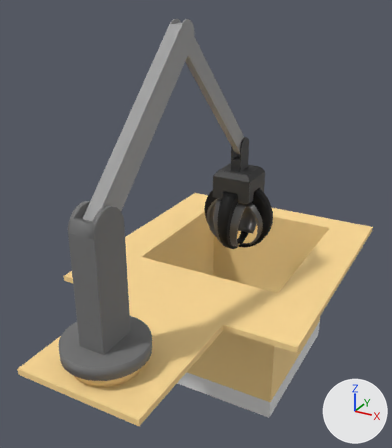
The Blender file public/assets/excavator.blend: old version first, new version second.
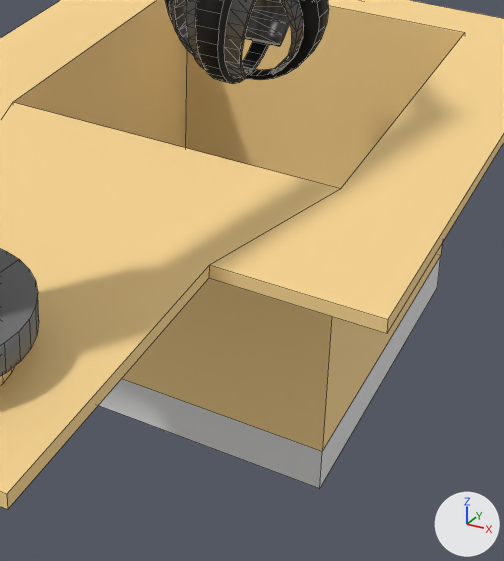
Each version appears first whole from a 50 mm lens placed at (0.924, -0.82, 0.769), pointed at (0.502, -0.053, 0.386), and next in a close-up on the part from 35% to 88% of the width and 48% to 100% of the height. The axes (+X, +Y, +Z) are drawn at lower right. The lights are the same throughout. The close-ups show mesh edges as thin lines.

In view in the first close-up: 'base', 'jaw-1', 'jaw-2', 'jaw-3', 'jaw-4', 'rotating-platform'.
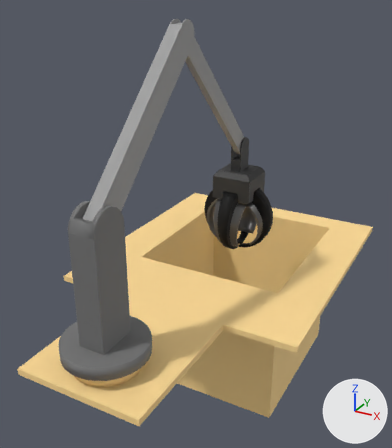
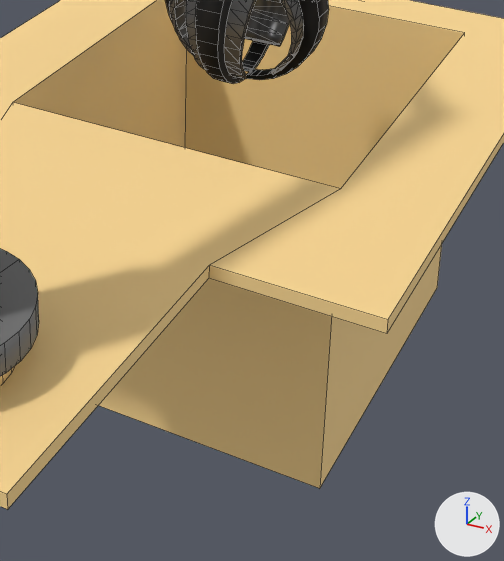
Where the change shows, as pixel boxes (x1, y1, x2, y2) in the close-ups (504 x 561 px):
part 1 of me_base, cut back
    both: (13, 0, 465, 488)

The change, as a diff of the scene's bpy script:
```diff
--- a/public/assets/excavator.blend.py
+++ b/public/assets/excavator.blend.py
@@ me_base @@
 me_base.from_pydata(...)  # 28 vertices, 19 faces; spans x 0.3..0.74, y -0.41..0.31, z 0.015..0.29
 # used by ob_base; location = (0.0, 0.0, 0.0)
 # verts and faces of me_base; kept vertices keep their numbers, new ones are numbered from 28
 # before: 0 (0.66, -0.05, 0.29) at pixel (340, 188), 1 (0.38, -0.05, 0.29) at pixel (12, 102), 2 (0.66, -0.05, 0.015) at pixel (319, 488), 3 (0.38, -0.05, 0.015), 4 (0.66, 0.26, 0.015) at pixel (437, 287)
 # before: 5 (0.38, 0.26, 0.015), 6 (0.66, 0.26, 0.29) at pixel (464, 32), 7 (0.38, 0.26, 0.29), 16 (0.66, -0.05, 0.053) at pixel (322, 451), 17 (0.38, -0.05, 0.052)
 # before: 18 (0.66, 0.26, 0.052) at pixel (440, 255), 19 (0.38, 0.26, 0.053)
+# me_base part 1
+delete_vertices([*range(16, 20)])  # with the faces that use them
+delete_faces([(2, 4, 5, 3)])
+faces += [(1, 3, 5, 7), (4, 6, 7, 5), (0, 2, 3, 1), (0, 6, 4, 2)]
 me_base.materials.append(mat_base)
-me_base.materials.append(mat_trap_excavator)  # white #e7e7e7
```
